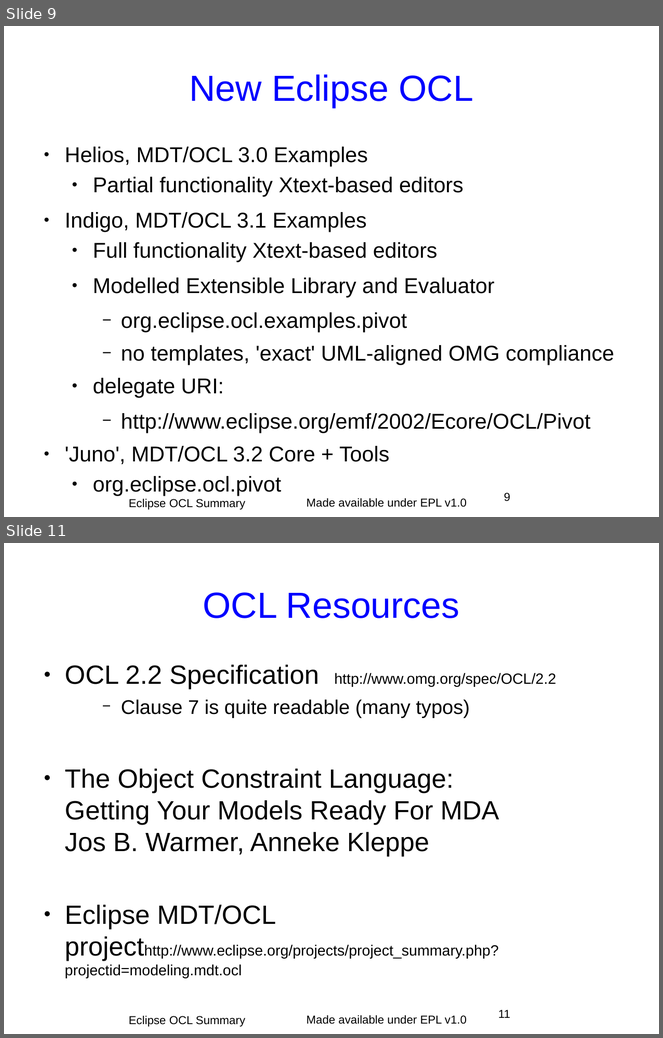
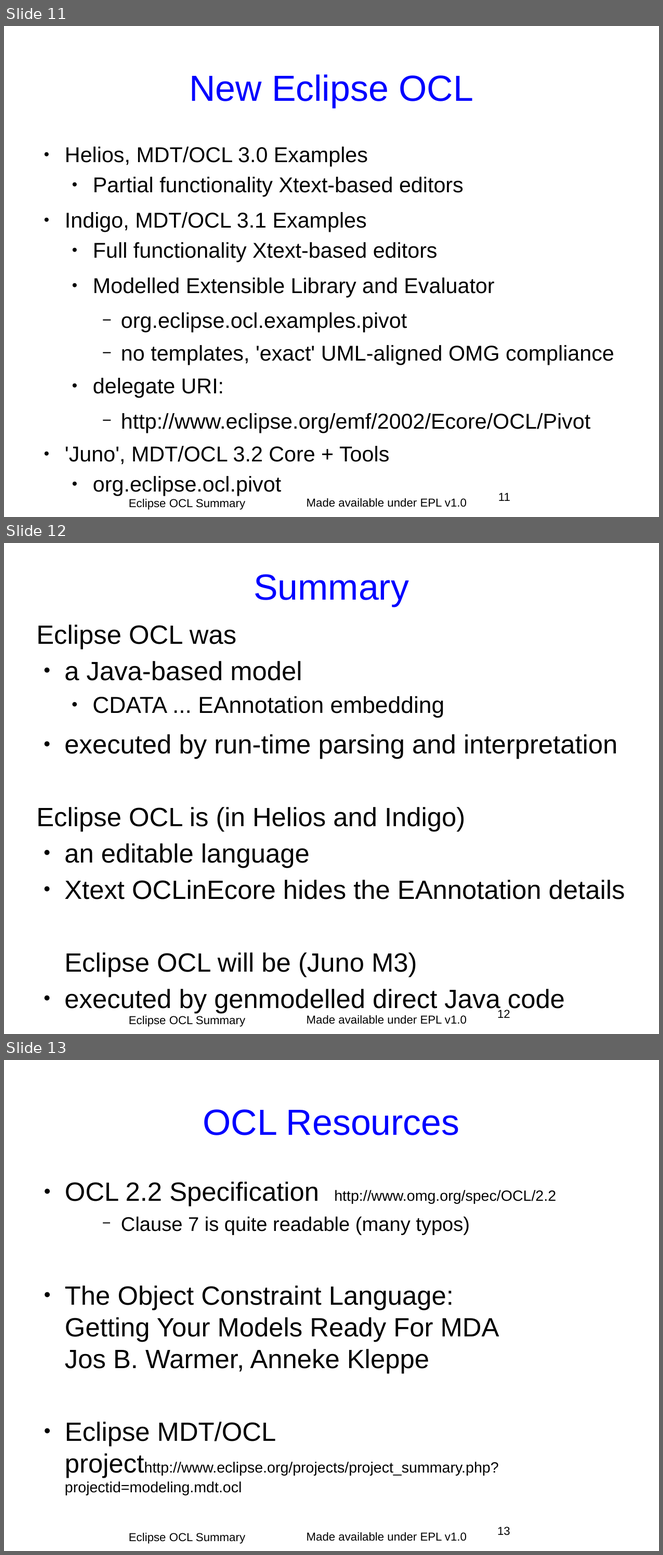
Before and after one commit to eclipse-ocl/ocl-website, a slide deck: ocl/docs/publications/ECE2011BoF/EclipseOCLSummary.odp. Shown one above the other, each under a label of ours: slides 9 and 11 before the commit, slides 11, 12 and 13 after it; the slides between them are not shown. The pictures are 663x1038 and 663x1555 pixels, drawn with LibreOffice and Linux fonts; fonts in the diff are those of the drawing; background and template pictures are left out. Boxes give left, top, right and bottom in pixels: in the first picture for what was removed or moved away, otherwise in the second. Text is boxed around its words. In the diff, an @@ line names an element or a change of style, - is before the commit and + after.

```diff
--- a/ocl/docs/publications/ECE2011BoF/EclipseOCLSummary.odp
+++ b/ocl/docs/publications/ECE2011BoF/EclipseOCLSummary.odp
@@ slide 12 added at box(4, 543, 659, 1034), background #FFFFFF; not listed: 1 template element that a slide beside it also shows @@
@@ title added at box(254, 574, 409, 606), 44 pt, text #0000FF @@
+Summary
@@ text added at box(36, 625, 625, 1014), 32 pt, text #000000 @@
+Eclipse OCL was
+● a Java-based model
+  ● CDATA ... EAnnotation embedding
+● executed by run-time parsing and interpretation
+Eclipse OCL is (in Helios and Indigo)
+● an editable language
+● Xtext OCLinEcore hides the EAnnotation details
+Eclipse OCL will be (Juno M3)
+● executed by genmodelled direct Java code
@@ page number added at box(497, 1010, 510, 1018), 14 pt, text #000000 @@
+12
@@ text added at box(129, 1016, 245, 1027), 14 pt, text #000000 @@
+Eclipse OCL Summary
@@ what was slide 9 is now slide 11 @@
@@ page number at box(499, 493, 510, 501): text changed @@
-9
+11
@@ what was slide 11 is now slide 13 @@
@@ page number at box(497, 1527, 510, 1536): text changed @@
-11
+13
```
Also in this commit, not shown: 1 slide changed, 2 other slides added, 1 slide removed.
